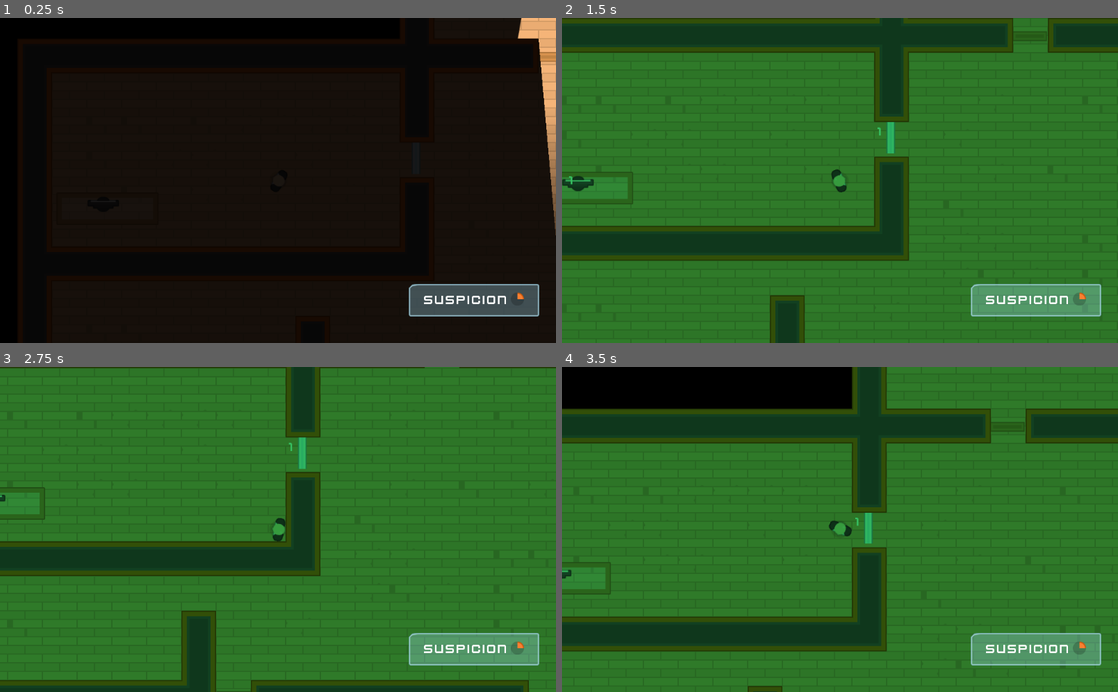
Above: before the commit, frames 1-4 (two rows, left to right).
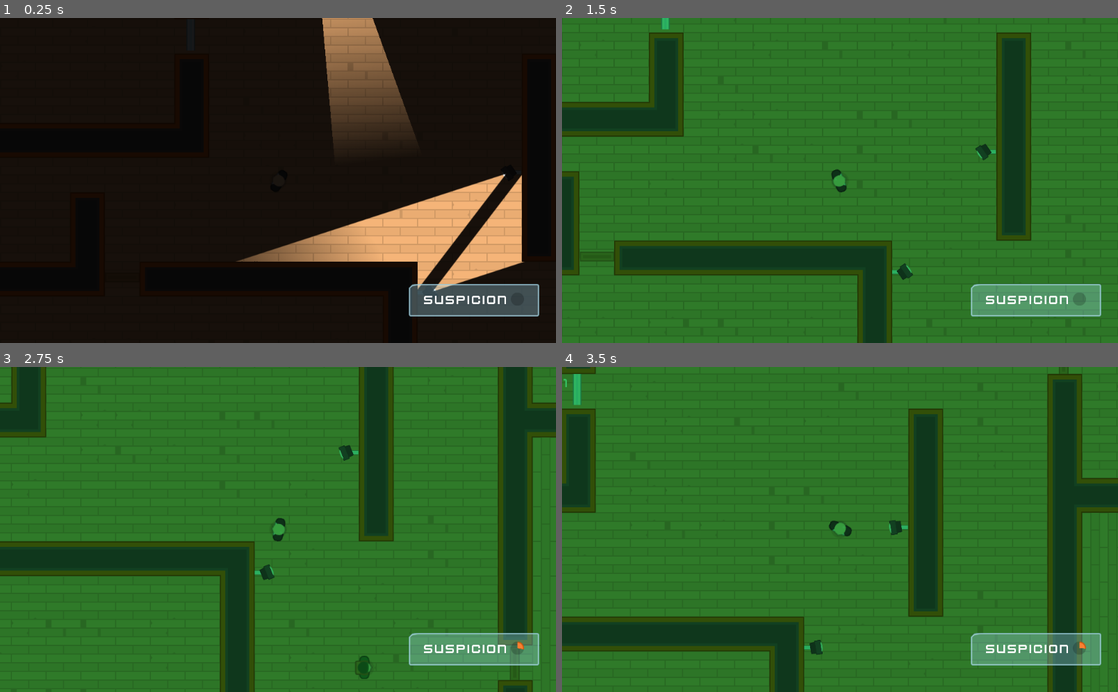
Above: after the commit, the same moments.

Repository: adam-spice/espionage_inc
Game: Godot game, scene res://Levels/Level1.tscn
The game is run twice, just before and just after one commit, with the same random seed, the same clock (stepped at 60 frames per second) and the same inputs.
Inputs (mouse positions are in pixels of both pictures, inside the frame that each line leads up to):
- Up to frame 1 (0.25 s): no input
- Up to frame 2 (1.5 s): tap Enter at 0.5 s; move the mouse to (1117, 57) at 0.52 s; hold D (move_right) 0.53-1.28 s; hold Space (toggle_vision_mode) 0.53-1.28 s; click (1117, 57) at 0.67 s; move the mouse to (901, 157) at 1.27 s; hold S (move_down) from 1.28 s (still down); tap Space (toggle_vision_mode) at 1.35 s; click (901, 157) at 1.42 s
- Up to frame 3 (2.75 s): move the mouse to (16, 480) at 2.02 s; release S (move_down) at 2.03 s; hold D (move_right) from 2.03 s (still down); hold Space (toggle_vision_mode) from 2.03 s (still down); click (16, 480) at 2.17 s
- Up to frame 4 (3.5 s): move the mouse to (812, 594) at 2.77 s; release D (move_right) at 2.78 s; release Space (toggle_vision_mode) at 2.78 s; hold W (move_up) from 2.78 s (still down); tap Space (toggle_vision_mode) at 2.85 s; click (812, 594) at 2.92 s

The runs differ from the first frame. In frame 1, 13% of the frame differs, in the area x 33-100%, y 0-87%; in frame 2, 30%; in frame 3, 22%; in frame 4, 33%, in the area x 0-100%, y 0-100%.
Error in both runs: Invalid get index '0' (on base: 'PoolVector2Array'). (res://Characters/NPC/Gaurd.gd:22)

Commit message:
Implemented suspicion meter

Diff:
--- a/Characters/NPC/PlayerDetection.gd
+++ b/Characters/NPC/PlayerDetection.gd
@@ -15,6 +15,7 @@
 func _process(delta):
 	if Player_in_FOV() and Player_in_LOS():
 		$Torch.color = RED
+		get_tree().call_group("SuspicionMeter", "player_seen")
 	else:
 		$Torch.color = WHITE
 
--- a/Interface/GUI.tscn
+++ b/Interface/GUI.tscn
@@ -1,9 +1,10 @@
-[gd_scene load_steps=5 format=2]
+[gd_scene load_steps=6 format=2]
 
 [ext_resource path="res://GFX/Interface/PNG/glassPanel_cornerTL.png" type="Texture" id=1]
 [ext_resource path="res://Interface/Theme.tres" type="Theme" id=2]
 [ext_resource path="res://GFX/Interface/PNG/dot_shadow.png" type="Texture" id=3]
 [ext_resource path="res://GFX/Interface/PNG/dotRed.png" type="Texture" id=4]
+[ext_resource path="res://Interface/SuspicionMeter.gd" type="Script" id=5]
 
 [node name="GUI" type="CanvasLayer"]
 
@@ -54,11 +55,16 @@
 align = 1
 valign = 1
 
-[node name="TextureProgress" type="TextureProgress" parent="Control/NinePatchRect/CenterContainer/HBoxContainer"]
+[node name="SuspicionMeter" type="TextureProgress" parent="Control/NinePatchRect/CenterContainer/HBoxContainer" groups=[
+"SuspicionMeter",
+]]
 margin_left = 160.0
 margin_right = 184.0
 margin_bottom = 27.0
-value = 25.0
+max_value = 200.0
+step = 1.0
+value = 10.0
 texture_under = ExtResource( 3 )
 texture_progress = ExtResource( 4 )
 fill_mode = 4
+script = ExtResource( 5 )
--- /dev/null
+++ b/Interface/SuspicionMeter.gd
@@ -0,0 +1,18 @@
+extends TextureProgress
+
+export var suspicion_multiplier = 2
+
+func _ready():
+	value = 0
+
+func _process(delta):
+	value -= step
+
+func player_seen():
+	value += step * suspicion_multiplier
+
+	if value == max_value:
+		end_game()
+
+func end_game():
+	get_tree().quit()
--- a/Levels/Level1.tscn
+++ b/Levels/Level1.tscn
@@ -45,6 +45,9 @@
 collision_layer = 2
 collision_mask = 5
 tile_data = PoolIntArray( -131084, 2, 0, -131083, 3, 0, -131082, 4, 0, 65551, 1610612740, 0, 65552, 1610612739, 0, 65553, 1610612739, 0, 65554, 1610612739, 0, 65555, 1610612738, 0, 393232, 1, 0 )
+
+[node name="Player" parent="." index="1"]
+position = Vector2( 56.8112, 16.4217 )
 
 [node name="SecCamera" parent="Cameras" index="0" instance=ExtResource( 2 )]
 position = Vector2( 329.914, 223.47 )
@@ -102,3 +105,5 @@
 [connection signal="combination" from="Computers/Computer" to="LokedDoors/LockedDoor" method="_on_Computer_combination"]
 
 [editable path="Player"]
+
+[editable path="GUI"]
